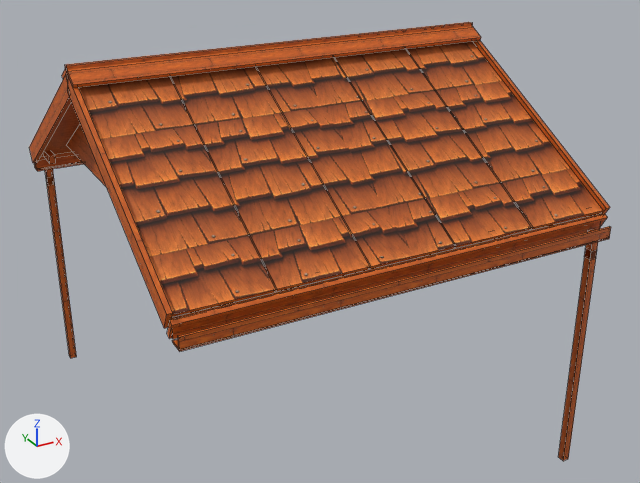
Before and after pictures for a commit that changed the FBX model Assets/Art/PANDANIN/ev parçaları 3/Roof_Gable_4x4.fbx.
Before and after are seen from a camera (50 mm lens) standing at (-4.25, -8.35, 6.3) and looking at (0.26, -0.16, 2.2). The axes (+X, +Y, +Z) are drawn at lower left. The lights are the same throughout. The older version comes first. Mesh edges are drawn as thin lines. Where no turn or scale is listed for an object, it has been applied to the vertices. Vertices at exactly the same position are counted once.

The first picture shows 'Roof_Gable_4x4'.
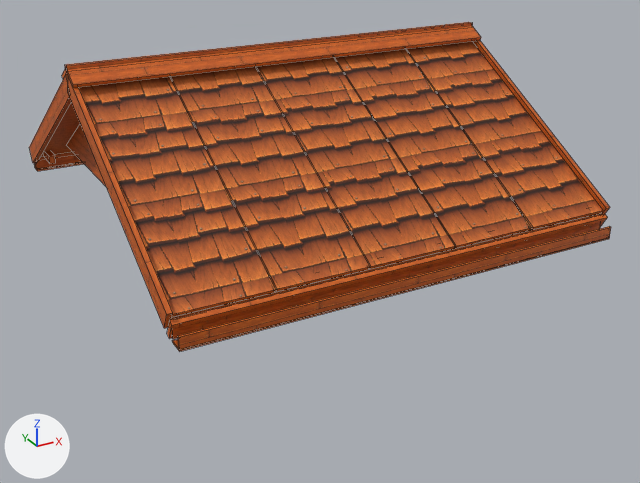
The newer file is also turned or shifted as a whole; pictures and numbers use the older file's frame.

Where the change shows, as pixel boxes (x1, y1, x2, y2) in the pictures (640 x 483 px):
```json
{"object": "Roof_Gable_4x4", "change": "reshaped", "before": [29, 22, 611, 461], "after": [29, 22, 611, 351], "on screen": "25% shorter"}
{"part": 1, "of": "me_roof_gable_4x4", "change": "deleted", "before": [558, 249, 597, 461], "on screen": "brown"}
{"part": 2, "of": "me_roof_gable_4x4", "change": "deleted", "before": [45, 169, 54, 185]}
{"part": 3, "of": "me_roof_gable_4x4", "change": "deleted", "before": [46, 176, 77, 358], "on screen": "brown"}
{"part": 4, "of": "me_roof_gable_4x4", "change": "deleted", "before": [585, 229, 598, 259]}
{"part": 5, "of": "me_roof_gable_4x4", "change": "surface changed", "before": [38, 23, 610, 349], "after": [38, 23, 610, 349]}
```

The change, as JSON lines over the scene's bpy script:
```json
{"block": "me_roof_gable_4x4", "where": "# used by ob_roof_gable_4x4; location = (0.0, 0.0, 0.0)"}
{"op": "remove", "block": "me_roof_gable_4x4", "code": "me_roof_gable_4x4.from_pydata(...)  # 406 vertices, 302 faces; spans x -2.35..2.35, y -2.53..2.53, z 0.0..4.48"}
{"op": "add", "block": "me_roof_gable_4x4", "code": "me_roof_gable_4x4.from_pydata(...)  # 374 vertices, 278 faces; spans x -2.35..2.35, y -2.53..2.53, z 2.71..4.48"}
{"block": "me_roof_gable_4x4", "change": "me_roof_gable_4x4 part 1: the loose piece of 8 vertices spanning x 2.11..2.19, y -2.49..-2.41, z 0.0..2.6 is deleted"}
{"block": "me_roof_gable_4x4", "change": "me_roof_gable_4x4 part 2: the loose piece of 8 vertices spanning x -2.19..-2.11, y 2.41..2.49, z 2.5..2.8 is deleted"}
{"block": "me_roof_gable_4x4", "change": "me_roof_gable_4x4 part 3: the loose piece of 8 vertices spanning x -2.19..-2.11, y 2.41..2.49, z 0.0..2.6 is deleted"}
{"block": "me_roof_gable_4x4", "change": "me_roof_gable_4x4 part 4: the loose piece of 8 vertices spanning x 2.11..2.19, y -2.49..-2.41, z 2.5..2.8 is deleted"}
{"block": "me_roof_gable_4x4", "change": "me_roof_gable_4x4 part 5: 274 kept faces spanning x -2.35..2.35, y -2.53..2.53, z 2.71..4.48 get new texture (UV) coordinates"}
```
